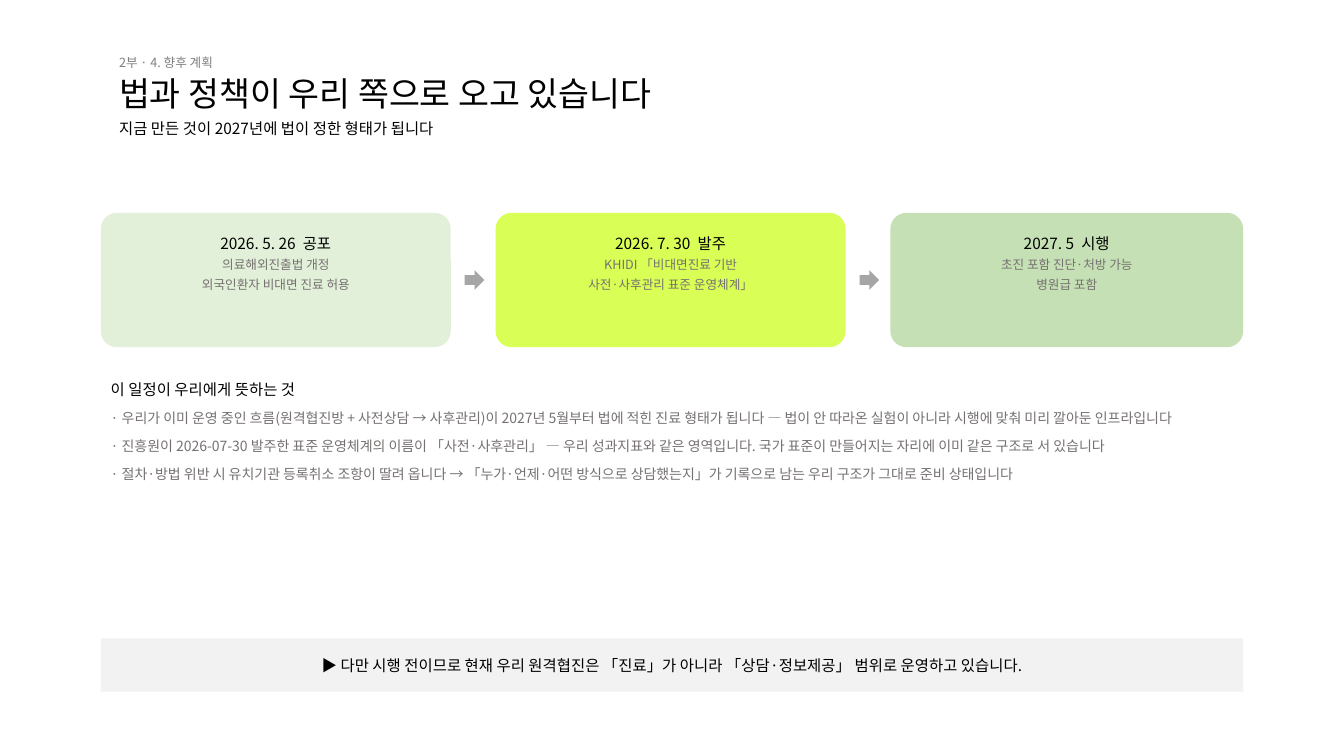
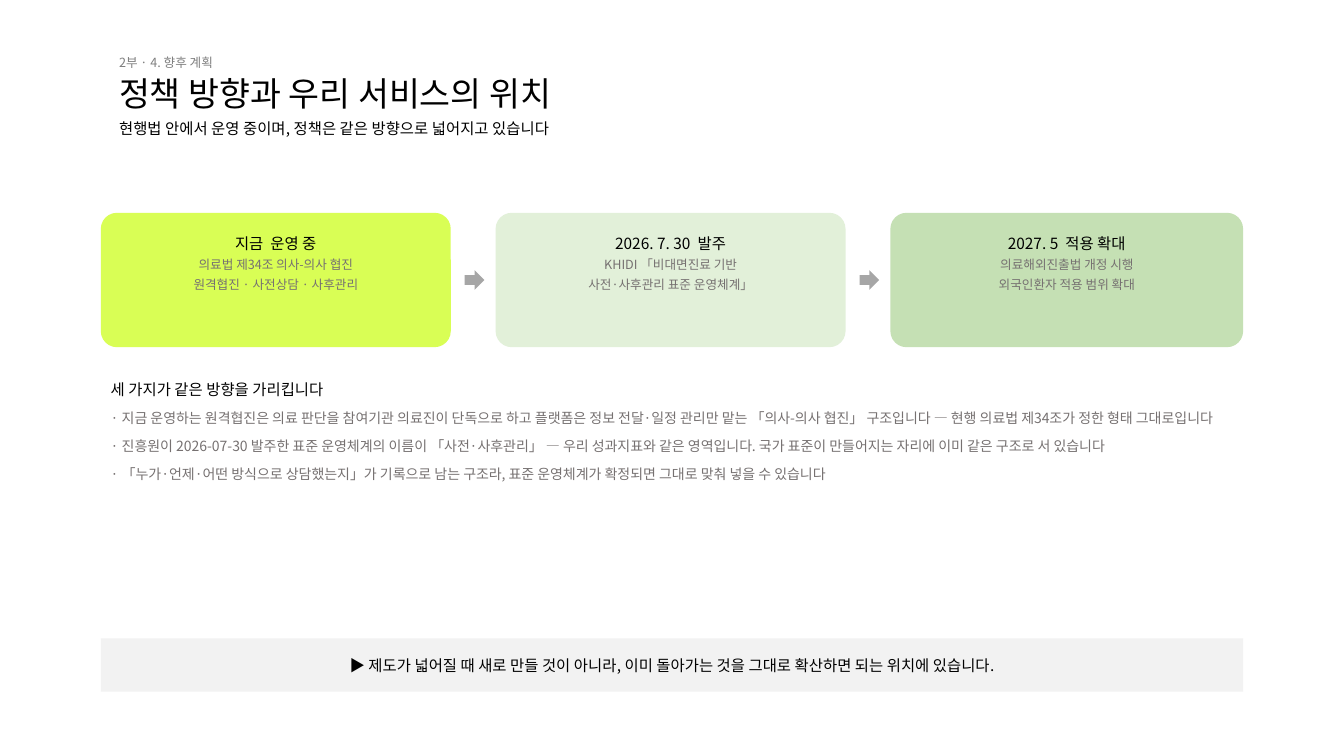
Before and after one commit to bonroi2296-tech/HEALO_KHIDI, a slide deck: slide 22 of docs/presentations/KHIDI_중간보고_20260827.pptx. Drawn at 1344x756 pixels with LibreOffice and Linux fonts; fonts in the diff are those of the drawing. Boxes give left, top, right and bottom in pixels: in the first picture for what was removed or moved away, otherwise in the second. Text is boxed around its words. In the diff, an @@ line names an element or a change of style, - is before the commit and + after.

```diff
--- a/docs/presentations/KHIDI_중간보고_20260827.pptx
+++ b/docs/presentations/KHIDI_중간보고_20260827.pptx
@@ text at <box>119,78,551,137</box>: text changed @@
-법과 정책이 우리 쪽으로 오고 있습니다
-지금 만든 것이 2027년에 법이 정한 형태가 됩니다
+정책 방향과 우리 서비스의 위치
+현행법 안에서 운영 중이며, 정책은 같은 방향으로 넓어지고 있습니다
@@ rounded rectangle at <box>101,213,451,347</box>: fill #E2F0D9 to #D9FE55 @@
@@ text at <box>194,236,358,290</box>: text changed @@
-2026. 5. 26 공포
-의료해외진출법 개정
-외국인환자 비대면 진료 허용
+지금 운영 중
+의료법 제34조 의사-의사 협진
+원격협진 · 사전상담 · 사후관리
@@ rounded rectangle at <box>496,213,846,347</box>: fill #D9FE55 to #E2F0D9 @@
@@ text at <box>999,236,1135,290</box>: text changed @@
-2027. 5 시행
-초진 포함 진단·처방 가능
-병원급 포함
+2027. 5 적용 확대
+의료해외진출법 개정 시행
+외국인환자 적용 범위 확대
@@ text at <box>111,382,1213,424</box>: text changed @@
-이 일정이 우리에게 뜻하는 것
-· 우리가 이미 운영 중인 흐름(원격협진방 + 사전상담 → 사후관리)이 2027년 5월부터 법에 적힌 진료 형태가 됩니다 — 법이 안 따라온 실험이 아니라 시행에 맞춰 미리 깔아둔 인프라입니다
+세 가지가 같은 방향을 가리킵니다
+· 지금 운영하는 원격협진은 의료 판단을 참여기관 의료진이 단독으로 하고 플랫폼은 정보 전달·일정 관리만 맡는 「의사-의사 협진」 구조입니다 — 현행 의료법 제34조가 정한 형태 그대로입니다
@@ text at <box>122,467,825,482</box>: text changed @@
-· 절차·방법 위반 시 유치기관 등록취소 조항이 딸려 옵니다 → 「누가·언제·어떤 방식으로 상담했는지」가 기록으로 남는 우리 구조가 그대로 준비 상태입니다
+· 「누가·언제·어떤 방식으로 상담했는지」가 기록으로 남는 구조라, 표준 운영체계가 확정되면 그대로 맞춰 넣을 수 있습니다
@@ text at <box>368,658,994,674</box>: text changed @@
-▶ 다만 시행 전이므로 현재 우리 원격협진은 「진료」가 아니라 「상담·정보제공」 범위로 운영하고 있습니다.
+▶ 제도가 넓어질 때 새로 만들 것이 아니라, 이미 돌아가는 것을 그대로 확산하면 되는 위치에 있습니다.
```
Also in this commit, not shown: 2 other slides changed, 4 other files.
